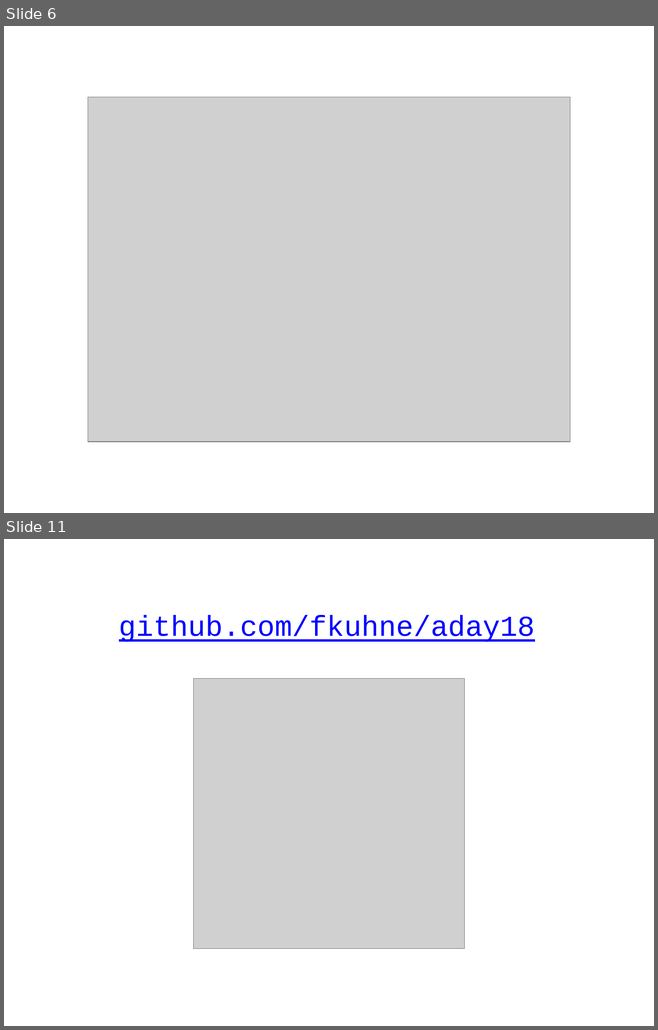
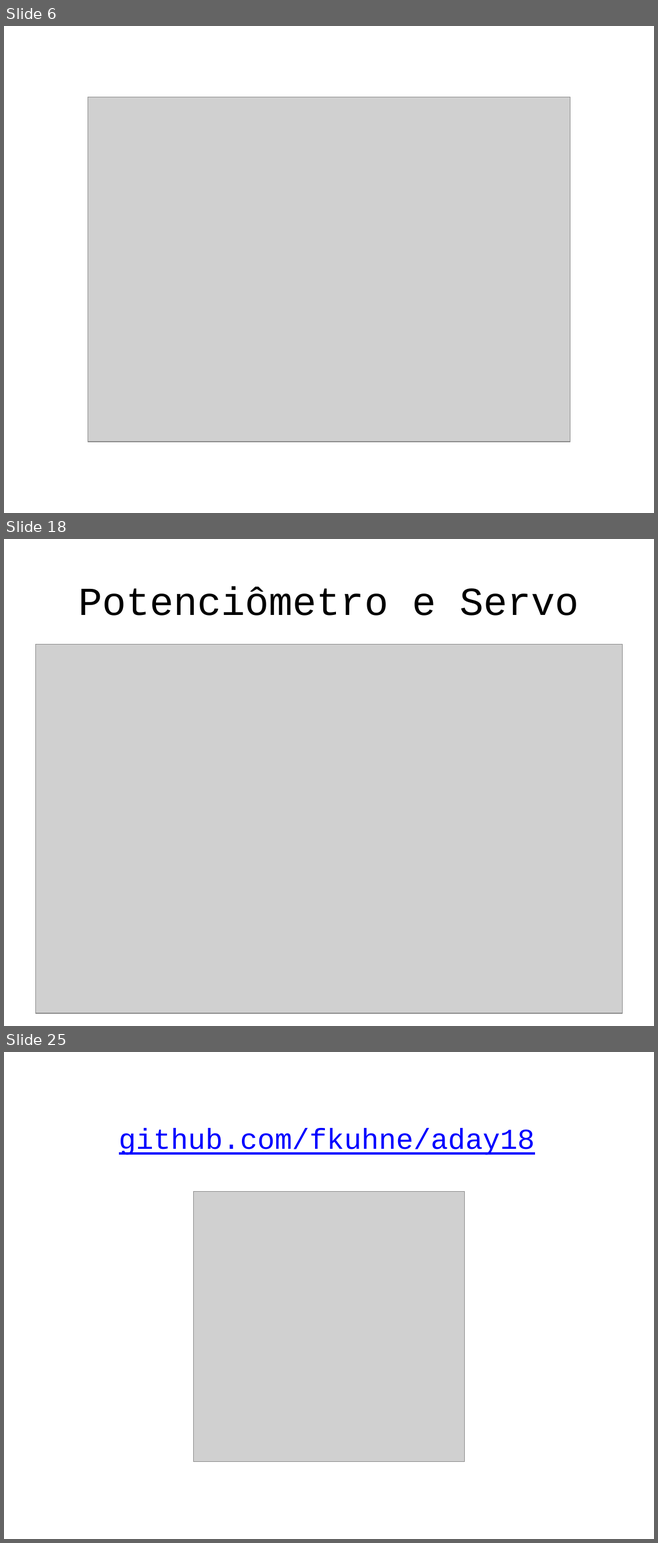
Before and after one commit to fkuhne/aday18, a slide deck: progBasica/meusSlides.pptx. Shown one above the other, each under a label of ours: slides 6 and 11 before the commit, slides 6, 18 and 25 after it; the slides between them are not shown. The pictures are 658x1030 and 658x1543 pixels, drawn with LibreOffice and Linux fonts; fonts in the diff are those of the drawing; grey boxes stand for pictures. Boxes give left, top, right and bottom in pixels: in the first picture for what was removed or moved away, otherwise in the second. Text is boxed around its words. In the diff, an @@ line names an element or a change of style, - is before the commit and + after.

```diff
--- a/progBasica/meusSlides.pptx
+++ b/progBasica/meusSlides.pptx
@@ slide 18 added at (4,539,654,1026), background #FFFFFF @@
@@ title added at (78,586,578,616), 44 pt, text #000000 @@
+Potenciômetro e Servo
@@ picture added at (36,644,622,1013) @@
@@ what was slide 11 is now slide 25 @@
```
Also in this commit, not shown: 4 slides changed, 13 other slides added, 8 other files.
